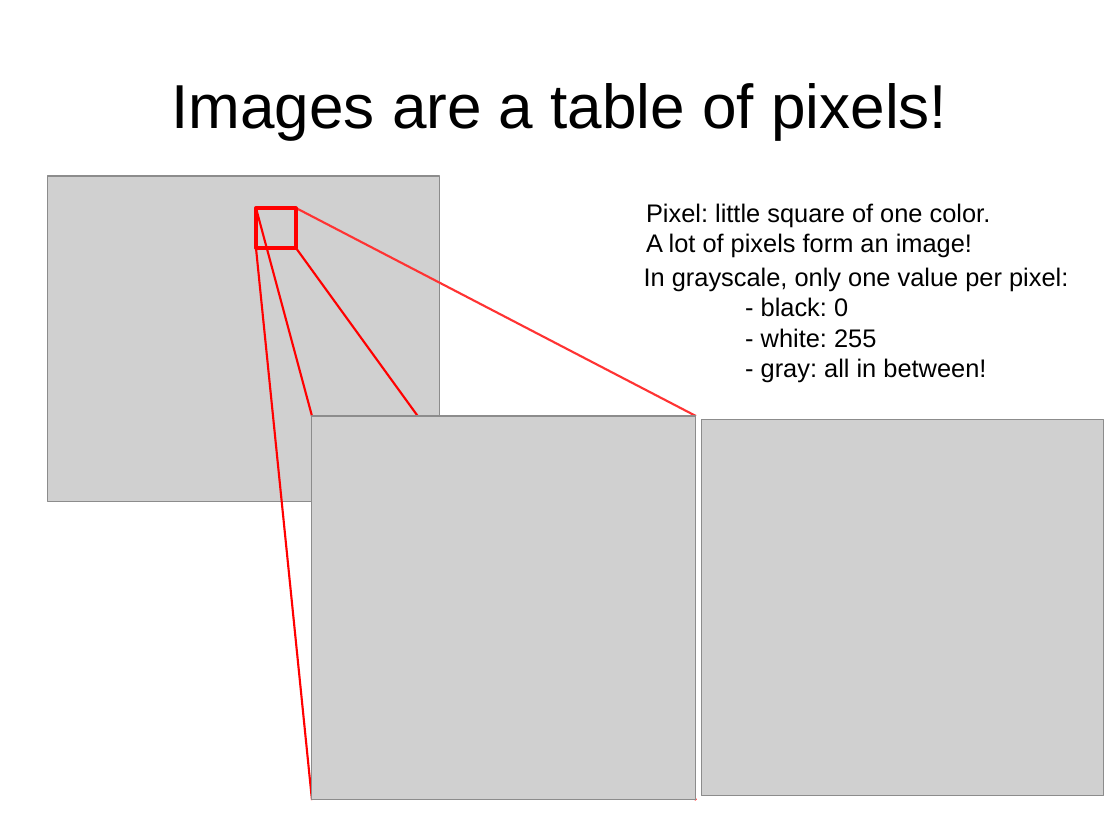
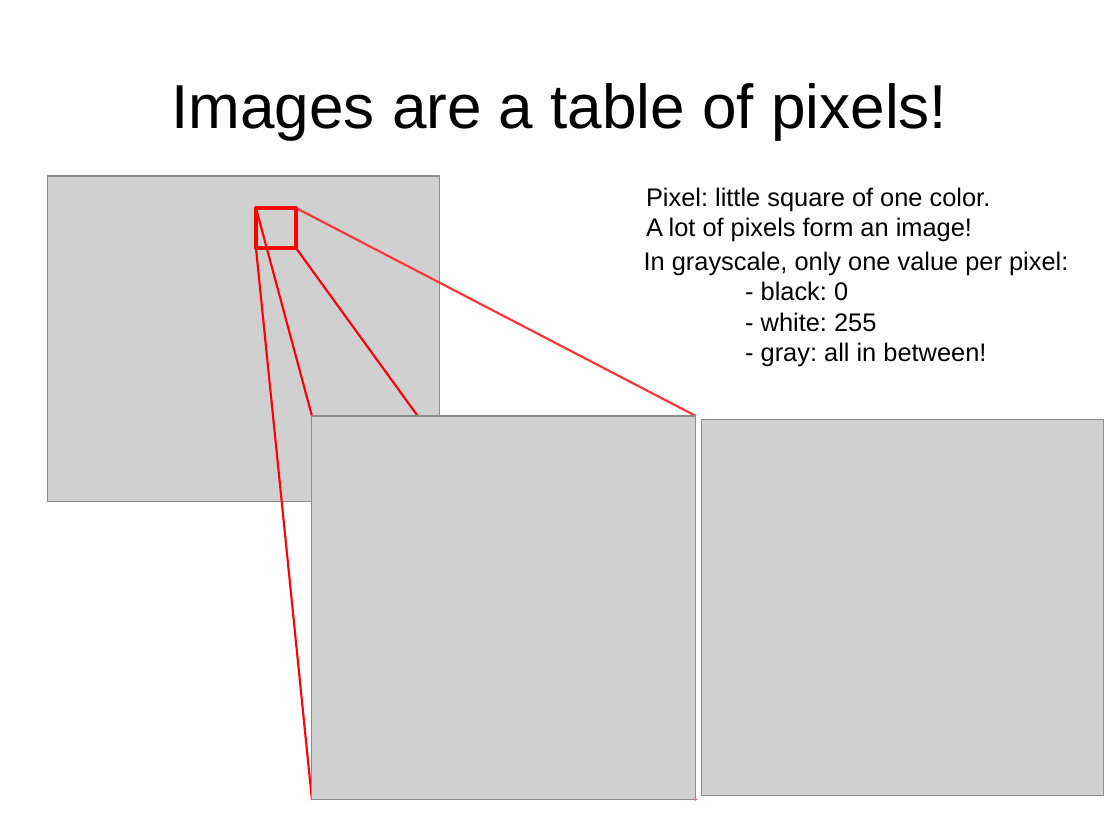
Before and after one commit to maivincent/MISE_presentations, a slide deck: slide 5 of 4_ComputerScience__for_Robotics.odp. Drawn at 1120x840 pixels with LibreOffice and Linux fonts; fonts in the diff are those of the drawing; grey boxes stand for pictures. Boxes give left, top, right and bottom in pixels: in the first picture for what was removed or moved away, otherwise in the second. Text is boxed around its words. In the diff, an @@ line names an element or a change of style, - is before the commit and + after.

```diff
--- a/4_ComputerScience__for_Robotics.odp
+++ b/4_ComputerScience__for_Robotics.odp
@@ text "Pixel: little square of one ...": place and size @@
-text "Pixel: little square of one ..." at (646, 203, 991, 258)
+text "Pixel: little square of one ..." at (646, 187, 991, 242)
@@ text "In grayscale, only one value ...": place and size @@
-text "In grayscale, only one value ..." at (644, 267, 1068, 383)
+text "In grayscale, only one value ..." at (644, 251, 1068, 367)
```
Also in this commit, not shown: 2 slides added, 1 other file.
